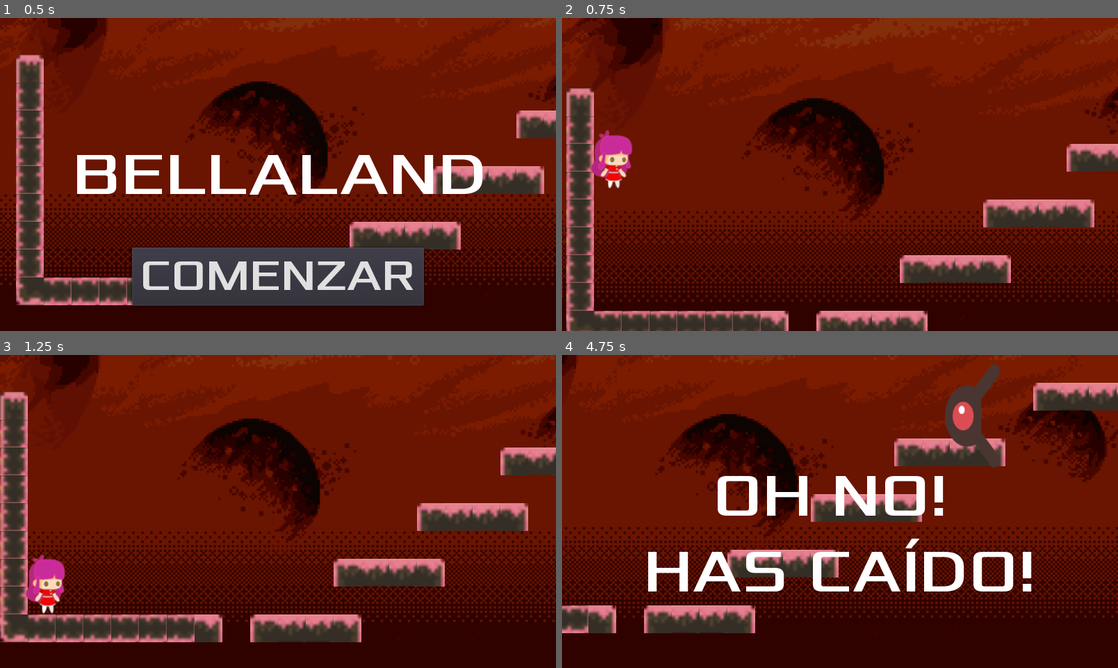
Above: before the commit, frames 1-4 (two rows, left to right).
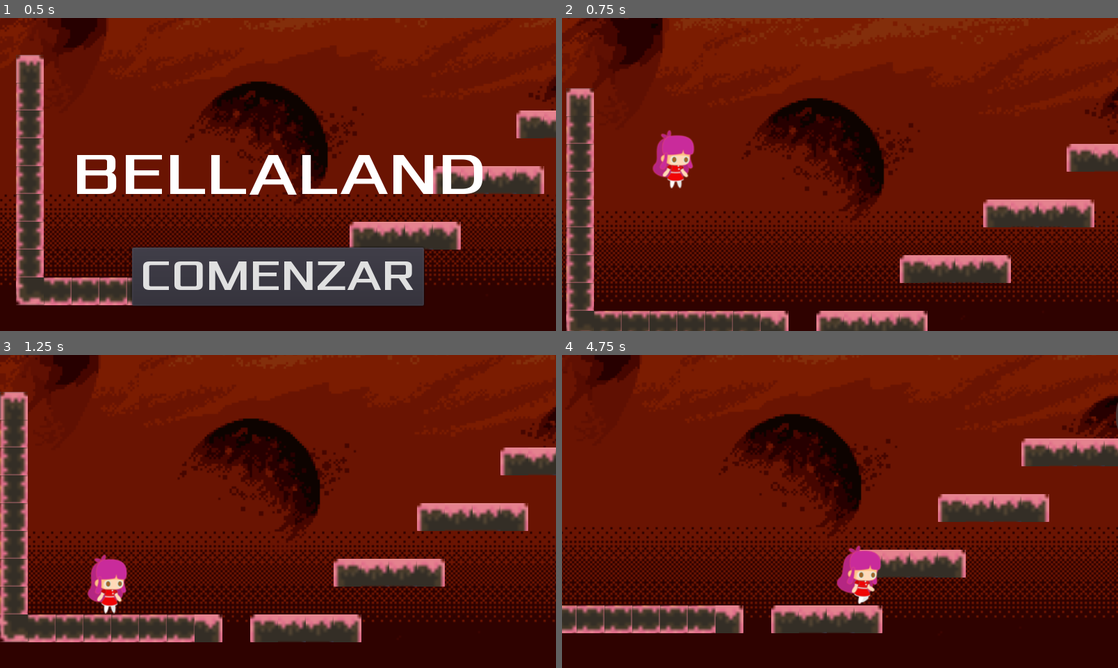
Above: after the commit, the same moments.

Repository: sebastian-sanchez-s/bellaland
Game: Godot game, scene res://src/scn/Bellaland.tscn
Same seed, same stepped clock (60 frames per second), same inputs: the game is played once before the commit and once after it.
Inputs:
- Up to frame 1 (0.5 s): no input
- Up to frame 2 (0.75 s): click "COMENZAR" at 0.5 s
- Up to frame 3 (1.25 s): no input
- Up to frame 4 (4.75 s): hold Right (ui_right) 1.28-2.78 s; tap Up (ui_up) at 1.52, 2.27, 3.77, 4.52 s; hold Left (ui_left) 2.78-3.53 s; hold Right (ui_right) from 3.53 s (still down)

Frame 1 is identical in both runs. In frame 2, 1.9% of the frame differs, in the area x 5-24%, y 35-55%; in frame 3, 1.9%; in frame 4, 30%, in the area x 0-100%, y 0-89%.

Commit message:
Add lives, signal for player_{fall, killed, hit} and blinking on damage (still doesn't work ok)

Diff:
--- a/src/code/Bella.gd
+++ b/src/code/Bella.gd
@@ -1,7 +1,13 @@
 extends KinematicBody2D
 
-signal fall
+signal player_fall
+signal player_hit
+signal player_killed
 
+
+const BLINK_TIME : float = 0.2
+
+var lives		: int = 3
 var walk_speed	: int = 250
 var jump_speed	: int = 500
 var gravity		: int = 800
@@ -9,8 +15,14 @@
 var screen_size	: Vector2
 var velocity	: Vector2
 
+
 func _ready() -> void:
 	screen_size = get_viewport_rect().size
+
+func start_game() -> void:
+	position = Vector2(100, 100)
+	lives = 3
+	show()
 
 func _physics_process(delta):
 	# HORIZONTAL DYNAMIC
@@ -42,13 +54,33 @@
 	velocity = move_and_slide(velocity, Vector2.UP)
 
 func _on_VisibilityNotifier2D_screen_exited():
-	emit_signal("fall", "fall")
+	emit_signal("player_fall")
 
-func game_over():
-	set_velocity(Vector2.ZERO)
-	$AnimatedSprite.stop()
+func game_over(cause_of_death : String) -> void:
+	$AnimatedSprite.play("Death")
+
+func lose_lives() -> void:
+	lives -= 1
+
+func is_dead() -> bool:
+	if lives == 0:
+		emit_signal("player_killed")
+		return true
+	return false
+
+func blink() -> void:
+	for i in range(4):
+		$AnimatedSprite.modulate.a = 0.5
+		yield(get_tree().create_timer(BLINK_TIME), "timeout")
+		$AnimatedSprite.modulate.a = 1
 
 # Getters and Setters are for external calls
+func get_lives() -> int:
+	return lives
+
+func set_lives(lives) -> void:
+	self.lives = lives
+
 func get_walk_speed() -> int:
 	return walk_speed
 
--- a/src/code/Bellaland.gd
+++ b/src/code/Bellaland.gd
@@ -5,6 +5,8 @@
 onready var last_cause_death	: String
 
 func _ready():
+	$Bella.connect("player_fall", self, "game_over", ["fall"])
+	$Bella.connect("player_hit", self, "game_over", ["hit"])
 	$Bella.hide()
 
 	alien_timer.set_wait_time(2)
@@ -17,28 +19,28 @@
 	if Input.is_action_just_pressed("ui_end"):
 		get_tree().quit()
 
-func game_over(cause:String):
+func game_over(cause_of_death : String):
 	alien_timer.stop()
-
-	$Bella.game_over()
-
+	$Bella.game_over(cause_of_death)
 	$Music.stop()
-
-	if cause == "fall":
+	if cause_of_death == "fall":
 		$HUD.show_game_over("Oh no! \nHas caído!")
-	elif cause == "hit":
+	elif cause_of_death == "hit":
 		$HUD.show_game_over("Te han \nAbducido!")
 
-	last_cause_death = cause
+	last_cause_death = cause_of_death
 
 func new_game():
 	$Music.play()
-
-	$Bella.set_position(Vector2(50, 100))
-	$Bella.show()
-
+	$Bella.start_game()
 	alien_timer.start()
 
+func _on_alien_hit():
+	$Bella.lose_lives()
+	if $Bella.is_dead():
+		$Bella.emit_signal("player_hit")
+	else:
+		$Bella.blink()
 
 func gen_aliens():
 	var alien = enemy_scn.instance()
@@ -46,9 +48,10 @@
 	alien.offset = $Bella.get_position()
 
 	add_child(alien)
-	alien.connect("hit", self, "game_over", ["hit"])
 
-	if not $HUD.connect("start_game", alien, "free_aliens"):
-		print("Couldn't connect to alien")
+	alien.connect("hit", self, "_on_alien_hit")
+	alien.connect("hit", alien, "free_alien")
+	$HUD.connect("start_game", alien, "_on_new_game")
+	$Bella.connect("player_killed", alien, "_on_player_death")
 
 	alien_timer.start()
--- a/src/code/Enemies.gd
+++ b/src/code/Enemies.gd
@@ -27,6 +27,12 @@
 	if collision and collision.collider.name == "Bella":
 		emit_signal("hit")
 
+func _on_new_game():
+	queue_free()
 
-func free_aliens():
+func _on_player_death():
+	$Sprite.stop()
+	velocity = Vector2.ZERO
+
+func free_alien():
 	queue_free()
--- a/src/scn/Bella.tscn
+++ b/src/scn/Bella.tscn
@@ -1,8 +1,9 @@
-[gd_scene load_steps=73 format=2]
+[gd_scene load_steps=104 format=2]
 
 [ext_resource path="res://res/bella_sprites/Walk_sprite.png" type="Texture" id=1]
 [ext_resource path="res://res/bella_sprites/Jump_sprite.png" type="Texture" id=2]
 [ext_resource path="res://res/bella_sprites/Idle_sprite.png" type="Texture" id=3]
+[ext_resource path="res://res/bella_sprites/Dead_sprite.png" type="Texture" id=4]
 [ext_resource path="res://src/code/Bella.gd" type="Script" id=117]
 
 [sub_resource type="AtlasTexture" id=1]
@@ -334,6 +335,156 @@
 flags = 4
 atlas = ExtResource( 3 )
 region = Rect2( 960, 0, 64, 70 )
+
+[sub_resource type="AtlasTexture" id=69]
+flags = 4
+atlas = ExtResource( 4 )
+region = Rect2( 0, 0, 90, 75 )
+
+[sub_resource type="AtlasTexture" id=70]
+flags = 4
+atlas = ExtResource( 4 )
+region = Rect2( 90, 0, 90, 75 )
+
+[sub_resource type="AtlasTexture" id=71]
+flags = 4
+atlas = ExtResource( 4 )
+region = Rect2( 180, 0, 90, 75 )
+
+[sub_resource type="AtlasTexture" id=72]
+flags = 4
+atlas = ExtResource( 4 )
+region = Rect2( 270, 0, 90, 75 )
+
+[sub_resource type="AtlasTexture" id=73]
+flags = 4
+atlas = ExtResource( 4 )
+region = Rect2( 360, 0, 90, 75 )
+
+[sub_resource type="AtlasTexture" id=74]
+flags = 4
+atlas = ExtResource( 4 )
+region = Rect2( 450, 0, 90, 75 )
+
+[sub_resource type="AtlasTexture" id=75]
+flags = 4
+atlas = ExtResource( 4 )
+region = Rect2( 540, 0, 90, 75 )
+
+[sub_resource type="AtlasTexture" id=76]
+flags = 4
+atlas = ExtResource( 4 )
+region = Rect2( 630, 0, 90, 75 )
+
+[sub_resource type="AtlasTexture" id=77]
+flags = 4
+atlas = ExtResource( 4 )
+region = Rect2( 720, 0, 90, 75 )
+
+[sub_resource type="AtlasTexture" id=78]
+flags = 4
+atlas = ExtResource( 4 )
+region = Rect2( 810, 0, 90, 75 )
+
+[sub_resource type="AtlasTexture" id=79]
+flags = 4
+atlas = ExtResource( 4 )
+region = Rect2( 900, 0, 90, 75 )
+
+[sub_resource type="AtlasTexture" id=80]
+flags = 4
+atlas = ExtResource( 4 )
+region = Rect2( 990, 0, 90, 75 )
+
+[sub_resource type="AtlasTexture" id=81]
+flags = 4
+atlas = ExtResource( 4 )
+region = Rect2( 1080, 0, 90, 75 )
+
+[sub_resource type="AtlasTexture" id=82]
+flags = 4
+atlas = ExtResource( 4 )
+region = Rect2( 1170, 0, 90, 75 )
+
+[sub_resource type="AtlasTexture" id=83]
+flags = 4
+atlas = ExtResource( 4 )
+region = Rect2( 1260, 0, 90, 75 )
+
+[sub_resource type="AtlasTexture" id=84]
+flags = 4
+atlas = ExtResource( 4 )
+region = Rect2( 0, 75, 90, 75 )
+
+[sub_resource type="AtlasTexture" id=85]
+flags = 4
+atlas = ExtResource( 4 )
+region = Rect2( 90, 75, 90, 75 )
+
+[sub_resource type="AtlasTexture" id=86]
+flags = 4
+atlas = ExtResource( 4 )
+region = Rect2( 180, 75, 90, 75 )
+
+[sub_resource type="AtlasTexture" id=87]
+flags = 4
+atlas = ExtResource( 4 )
+region = Rect2( 270, 75, 90, 75 )
+
+[sub_resource type="AtlasTexture" id=88]
+flags = 4
+atlas = ExtResource( 4 )
+region = Rect2( 360, 75, 90, 75 )
+
+[sub_resource type="AtlasTexture" id=89]
+flags = 4
+atlas = ExtResource( 4 )
+region = Rect2( 450, 75, 90, 75 )
+
+[sub_resource type="AtlasTexture" id=90]
+flags = 4
+atlas = ExtResource( 4 )
+region = Rect2( 540, 75, 90, 75 )
+
+[sub_resource type="AtlasTexture" id=91]
+flags = 4
+atlas = ExtResource( 4 )
+region = Rect2( 630, 75, 90, 75 )
+
+[sub_resource type="AtlasTexture" id=92]
+flags = 4
+atlas = ExtResource( 4 )
+region = Rect2( 720, 75, 90, 75 )
+
+[sub_resource type="AtlasTexture" id=93]
+flags = 4
+atlas = ExtResource( 4 )
+region = Rect2( 810, 75, 90, 75 )
+
+[sub_resource type="AtlasTexture" id=94]
+flags = 4
+atlas = ExtResource( 4 )
+region = Rect2( 900, 75, 90, 75 )
+
+[sub_resource type="AtlasTexture" id=95]
+flags = 4
+atlas = ExtResource( 4 )
+region = Rect2( 990, 75, 90, 75 )
+
+[sub_resource type="AtlasTexture" id=96]
+flags = 4
+atlas = ExtResource( 4 )
+region = Rect2( 1080, 75, 90, 75 )
+
+[sub_resource type="AtlasTexture" id=97]
+flags = 4
+atlas = ExtResource( 4 )
+region = Rect2( 1170, 75, 90, 75 )
+
+[sub_resource type="AtlasTexture" id=98]
+flags = 4
+atlas = ExtResource( 4 )
+region = Rect2( 1260, 75, 90, 75 )
 
 [sub_resource type="SpriteFrames" id=67]
 animations = [ {
@@ -351,6 +502,11 @@
 "loop": true,
 "name": "Idle",
 "speed": 16.0
+}, {
+"frames": [ SubResource( 69 ), SubResource( 70 ), SubResource( 71 ), SubResource( 72 ), SubResource( 73 ), SubResource( 74 ), SubResource( 75 ), SubResource( 76 ), SubResource( 77 ), SubResource( 78 ), SubResource( 79 ), SubResource( 80 ), SubResource( 81 ), SubResource( 82 ), SubResource( 83 ), SubResource( 84 ), SubResource( 85 ), SubResource( 86 ), SubResource( 87 ), SubResource( 88 ), SubResource( 89 ), SubResource( 90 ), SubResource( 91 ), SubResource( 92 ), SubResource( 93 ), SubResource( 94 ), SubResource( 95 ), SubResource( 96 ), SubResource( 97 ), SubResource( 98 ) ],
+"loop": true,
+"name": "Death",
+"speed": 30.0
 } ]
 
 [sub_resource type="CapsuleShape2D" id=68]
@@ -363,8 +519,9 @@
 script = ExtResource( 117 )
 
 [node name="AnimatedSprite" type="AnimatedSprite" parent="."]
+position = Vector2( 21.3333, 0 )
 frames = SubResource( 67 )
-animation = "Idle"
+animation = "Death"
 
 [node name="CollisionShape2D" type="CollisionShape2D" parent="."]
 position = Vector2( 4.97149, 5.94015 )
--- a/src/scn/Bellaland.tscn
+++ b/src/scn/Bellaland.tscn
@@ -59,5 +59,4 @@
 position = Vector2( 4.97149, 8 )
 rect = Rect2( -100, -250, 4800, 480 )
 [connection signal="start_game" from="HUD" to="." method="new_game"]
-[connection signal="fall" from="Bella" to="." method="game_over"]
 [connection signal="screen_exited" from="Bella/VisibilityNotifier2D" to="Bella" method="_on_VisibilityNotifier2D_screen_exited"]
--- a/src/scn/Enemies.tscn
+++ b/src/scn/Enemies.tscn
@@ -78,4 +78,4 @@
 position = Vector2( -8, -16 )
 scale = Vector2( 2.125, 1.6 )
 rect = Rect2( -10, 0, 30, 20 )
-[connection signal="screen_exited" from="VisibilityNotifier2D" to="." method="free_aliens"]
+[connection signal="screen_exited" from="VisibilityNotifier2D" to="." method="free_alien"]
